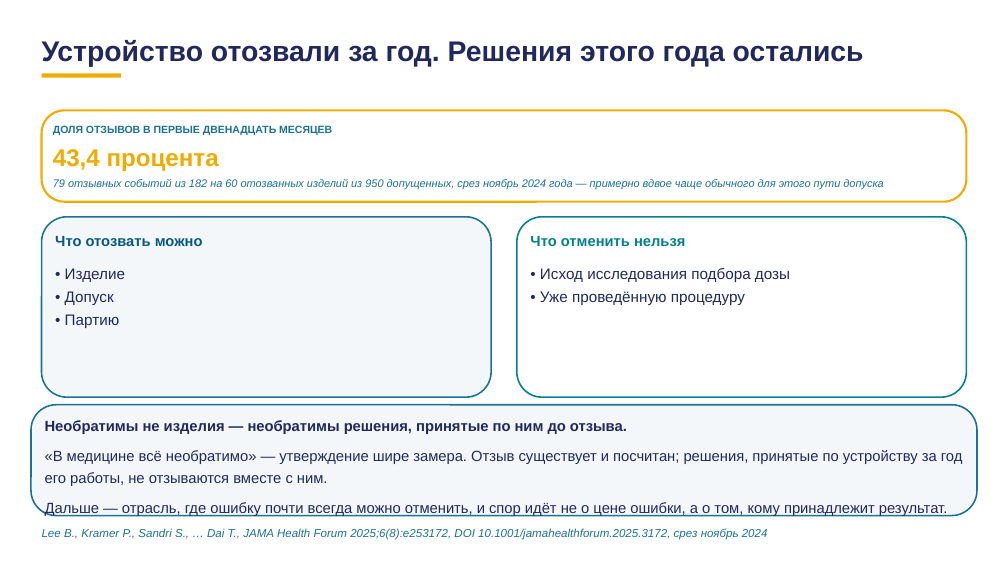
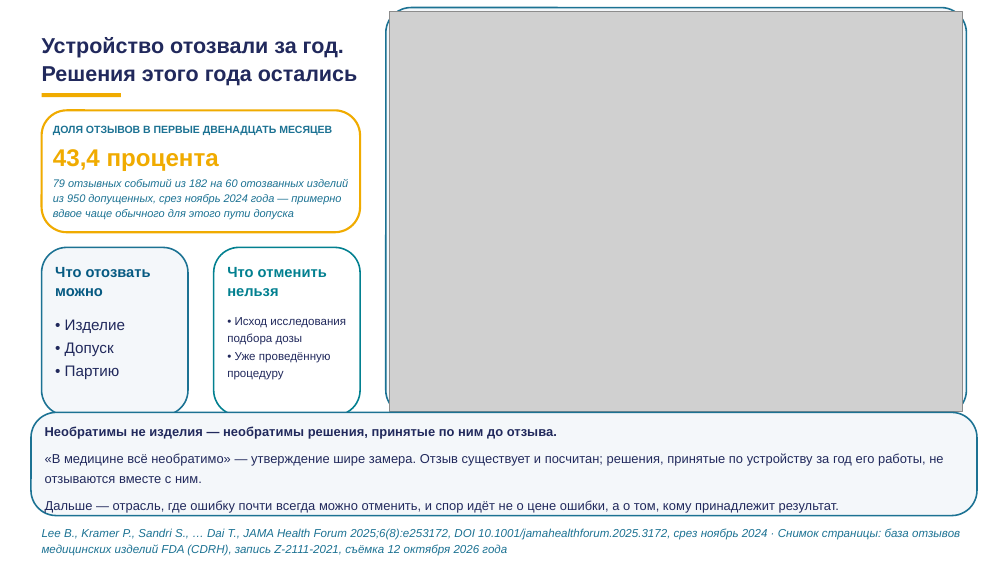
Before and after one commit to tellina-study/AI-usage-lessons, a slide deck: slide 109 of library/lectures/lec-07/rework/deck/lec-07-karkas.pptx. Drawn at 1008x567 pixels with LibreOffice and Linux fonts; fonts in the diff are those of the drawing; grey boxes stand for pictures. Boxes give left, top, right and bottom in pixels: in the first picture for what was removed or moved away, otherwise in the second. Text is boxed around its words. In the diff, an @@ line names an element or a change of style, - is before the commit and + after.

```diff
--- a/library/lectures/lec-07/rework/deck/lec-07-karkas.pptx
+++ b/library/lectures/lec-07/rework/deck/lec-07-karkas.pptx
@@ rounded rectangle added at <box>386,8,966,415</box>, fill #F4F7FA, outline #1C7293 1.5 pt @@
@@ picture added at <box>389,11,963,411</box> @@
@@ text "Устройство отозвали за год. Решения ..." at <box>42,37,357,86</box>: size 27 to 20.5 pt @@
@@ rectangle: place and size @@
-rectangle at <box>42,73,121,78</box>
+rectangle at <box>42,93,121,98</box>
@@ rounded rectangle removed at <box>42,110,966,202</box> @@
@@ rounded rectangle added at <box>42,110,360,232</box>, fill #FFFFFF, outline #F0AB00 2 pt @@
@@ text "79 отзывных событий из 182 ..." rewrapped from <box>53,179,883,190</box> to <box>53,179,348,219</box> @@
@@ rounded rectangle removed at <box>517,217,967,398</box> @@
@@ rounded rectangle at <box>42,247,188,415</box>: proportions changed @@
@@ rounded rectangle: place and size @@
-rounded rectangle at <box>42,217,492,398</box>
+rounded rectangle at <box>42,247,188,415</box>
@@ text "Что отозвать можно" rewrapped from <box>55,236,203,246</box> to <box>55,267,151,296</box> @@
@@ rounded rectangle added at <box>214,247,361,415</box>, fill #FFFFFF, outline #028090 1.5 pt @@
@@ text "Что отменить нельзя" rewrapped from <box>530,236,685,246</box> to <box>227,267,327,296</box> @@
@@ text "• Изделие": place and size @@
-text "• Изделие" at <box>65,268,125,328</box>
+text "• Изделие" at <box>65,319,125,379</box>
@@ text "• Исход исследования подбора дозы": place and size @@
-text "• Исход исследования подбора дозы" at <box>540,268,790,305</box>
+text "• Исход исследования подбора дозы" at <box>227,317,346,380</box>
@@ text "• Исход исследования подбора дозы" at <box>227,317,346,380</box>: size 14.5 to 11 pt @@
@@ rounded rectangle: place and size @@
-rounded rectangle at <box>31,405,977,516</box>
+rounded rectangle at <box>31,412,977,516</box>
@@ rounded rectangle at <box>31,412,977,516</box>: proportions changed @@
@@ text "Необратимы не изделия — необратимы ..." at <box>45,426,943,512</box>: size 14.1 to 12.3 pt @@
@@ text at <box>42,528,960,556</box>: text changed @@
-Lee B., Kramer P., Sandri S., … Dai T., JAMA Health Forum 2025;6(8):e253172, DOI 10.1001/jamahealthforum.2025.3172, срез ноябрь 2024
+Lee B., Kramer P., Sandri S., … Dai T., JAMA Health Forum 2025;6(8):e253172, DOI 10.1001/jamahealthforum.2025.3172, срез ноябрь 2024 · Снимок страницы: база отзывов медицинских изделий FDA (CDRH), запись Z-2111-2021, съёмка 12 октября 2026 года
```
Also in this commit, not shown: 8 other slides changed, 13 other files.
